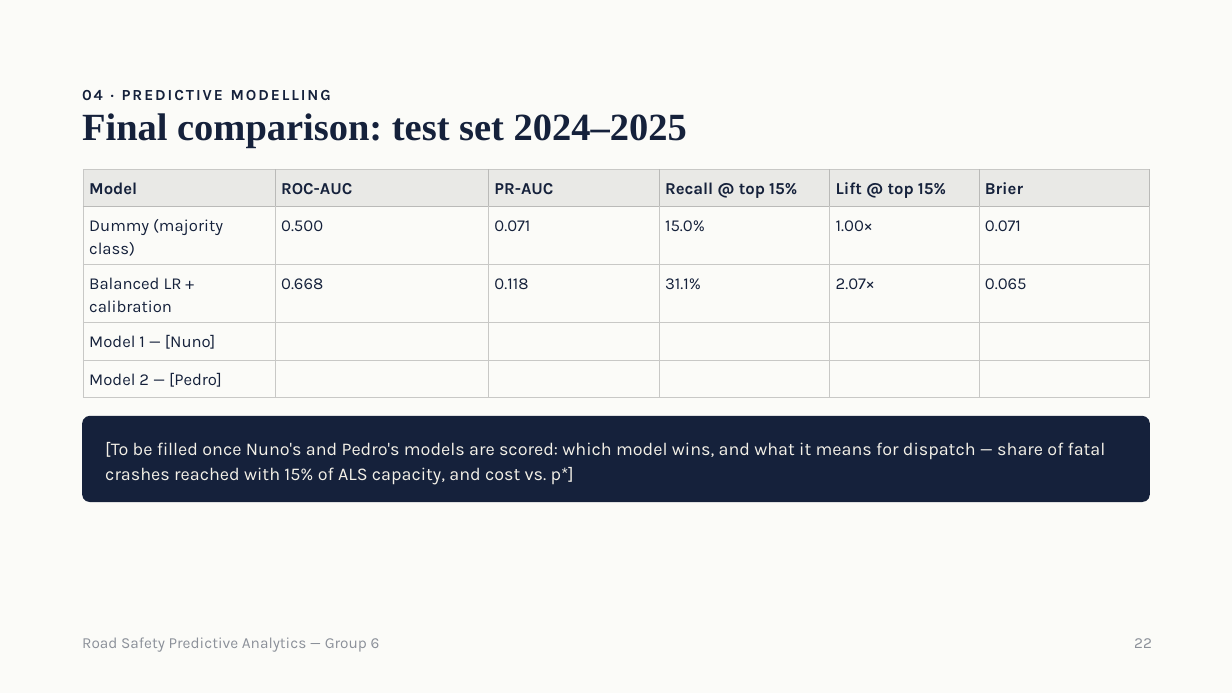
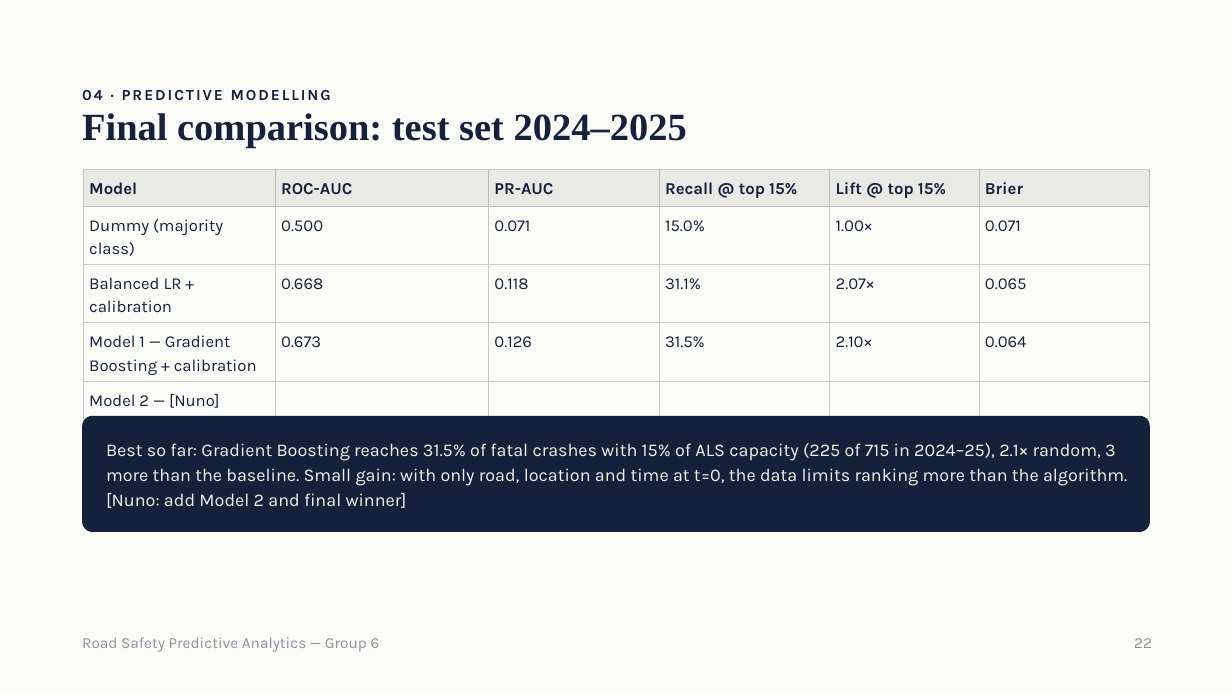
Before and after one commit to samuelbarrezueta/predictive-analytics-forecasting, a slide deck: slide 22 of reports/presentation/Road Safety Predictive Analytics — Group 6.pptx. Drawn at 1232x693 pixels with LibreOffice and Linux fonts; fonts in the diff are those of the drawing. Boxes give left, top, right and bottom in pixels: in the first picture for what was removed or moved away, otherwise in the second. Text is boxed around its words. In the diff, an @@ line names an element or a change of style, - is before the commit and + after.

```diff
--- a/reports/presentation/Road Safety Predictive Analytics — Group 6.pptx
+++ b/reports/presentation/Road Safety Predictive Analytics — Group 6.pptx
@@ table at [83,170,1152,412] @@
-row 4: Model 1 — [Nuno] |  |  |  |  | 
+row 4: Model 1 — Gradient Boosting + calibration | 0.673 | 0.126 | 31.5% | 2.10× | 0.064
-row 5, column 1: Model 2 — [Pedro]
+row 5, column 1: Model 2 — [Nuno]
@@ rounded rectangle "Best so far: Gradient Boosting ...": place and size @@
-rounded rectangle "Best so far: Gradient Boosting ..." at [82,416,1151,502]
+rounded rectangle "Best so far: Gradient Boosting ..." at [82,416,1151,532]
@@ text in rounded rectangle at [106,443,1127,508]: text changed @@
-[To be filled once Nuno's and Pedro's models are scored: which model wins, and what it means for dispatch — share of fatal crashes reached with 15% of ALS capacity, and cost vs. p*]
+Best so far: Gradient Boosting reaches 31.5% of fatal crashes with 15% of ALS capacity (225 of 715 in 2024–25), 2.1× random, 3 more than the baseline. Small gain: with only road, location and time at t=0, the data limits ranking more than the algorithm. [Nuno: add Model 2 and final winner]
```
Also in this commit, not shown: 4 other slides changed.
